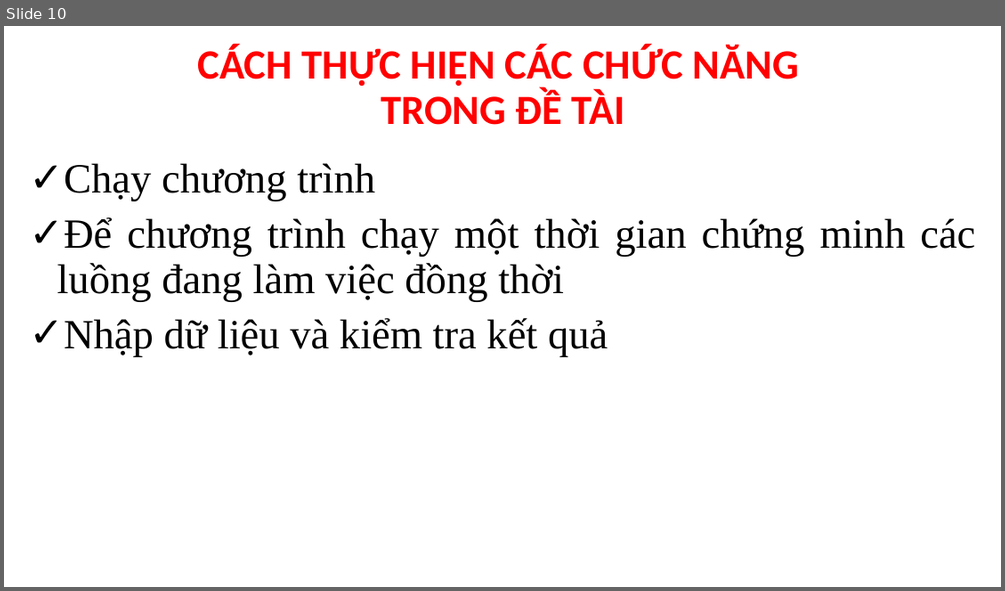
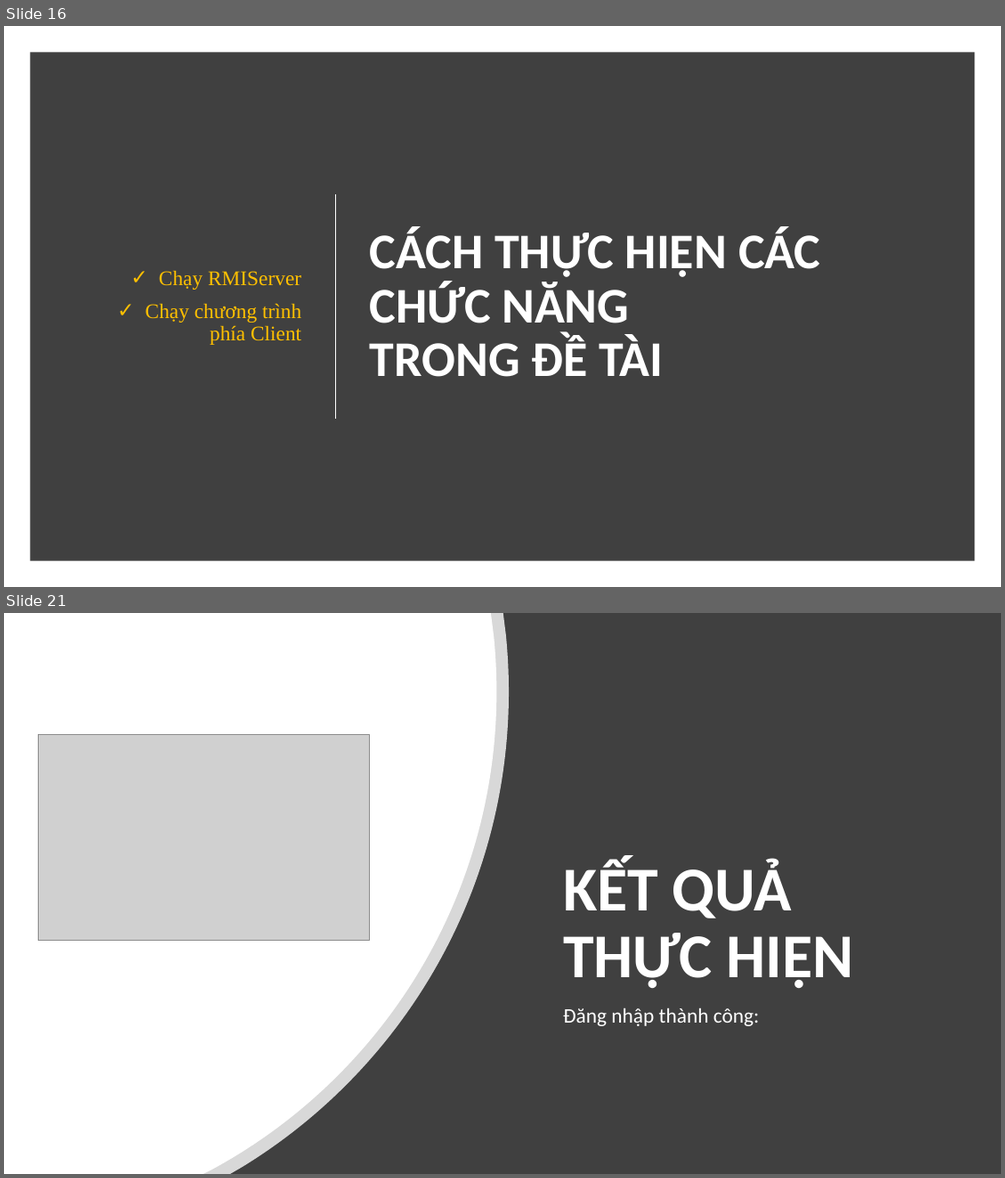
Before and after one commit to brucelee7/exam, a slide deck: SLIDE BAO CAO DE TAI.pptx. Shown one above the other, each under a label of ours: slide 10 before the commit, slides 16 and 21 after it; the slides between them are not shown. The pictures are 1005x591 and 1005x1178 pixels, drawn with LibreOffice and Linux fonts; fonts in the diff are those of the drawing; grey boxes stand for pictures. Boxes give left, top, right and bottom in pixels: in the first picture for what was removed or moved away, otherwise in the second. Text is boxed around its words. In the diff, an @@ line names an element or a change of style, - is before the commit and + after.

```diff
--- a/SLIDE BAO CAO DE TAI.pptx
+++ b/SLIDE BAO CAO DE TAI.pptx
@@ slide 21 added at (4, 613, 1001, 1174), background #FFFFFF @@
@@ rectangle added at (4, 613, 1001, 1174), fill #404040 @@
@@ freeform shape added at (4, 613, 509, 1174), fill #FFFFFF at 80% opacity @@
@@ freeform shape added at (4, 613, 497, 1174), fill #FFFFFF @@
@@ picture added at (39, 734, 370, 941) @@
@@ text added at (563, 859, 853, 988), 60 pt, text #FFFFFF, bold @@
+KẾT QUẢ THỰC HIỆN
@@ subtitle added at (563, 1008, 760, 1026), 20 pt, text #FFFFFF @@
+Đăng nhập thành công:
@@ what was slide 10 is now slide 16 @@
@@ slide 16 changed as well @@
@@ rectangle added at (30, 52, 975, 561), fill #404040 @@
@@ subtitle "Chạy RMIServer" at (146, 271, 301, 345): vertical alignment top to middle @@
@@ title "CÁCH THỰC HIỆN CÁC CHỨC ...": place and size @@
-title "CÁCH THỰC HIỆN CÁC CHỨC ..." at (198, 44, 799, 125)
+title "CÁCH THỰC HIỆN CÁC CHỨC ..." at (370, 226, 820, 377)
@@ title "CÁCH THỰC HIỆN CÁC CHỨC ..." at (370, 226, 820, 377): size 40 to 48 pt, text colour #FF0000 to #FFFFFF; alignment centre to left; vertical alignment bottom to middle @@
@@ line added from (336, 194) to (336, 418), #FFFFFF 1.5 pt @@
@@ subtitle at (146, 271, 301, 345): text changed; size 40 to 20 pt; text colour #000000 to #FFC000 @@
-✓ Chạy chương trình
-✓ Để chương trình chạy một thời gian chứng minh các luồng đang làm việc đồng thời
-✓ Nhập dữ liệu và kiểm tra kết quả
+✓ Chạy RMIServer
+✓ Chạy chương trình phía Client
```
Also in this commit, not shown: 3 other slides changed, 18 other slides added, 7 slides removed.
